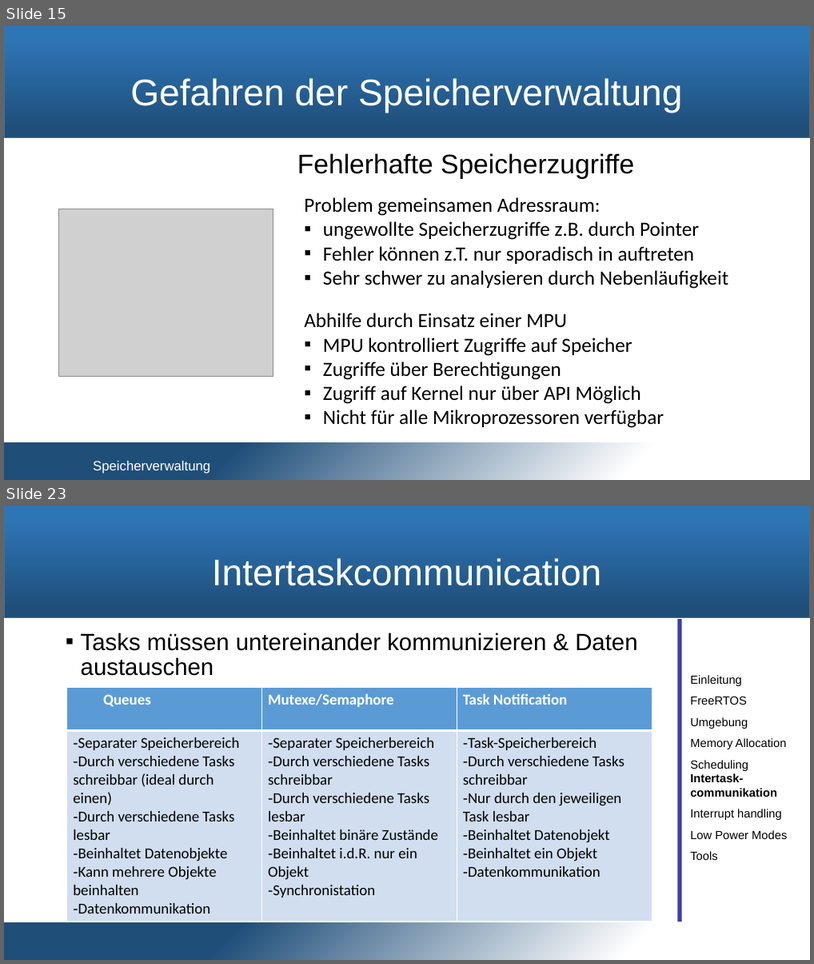
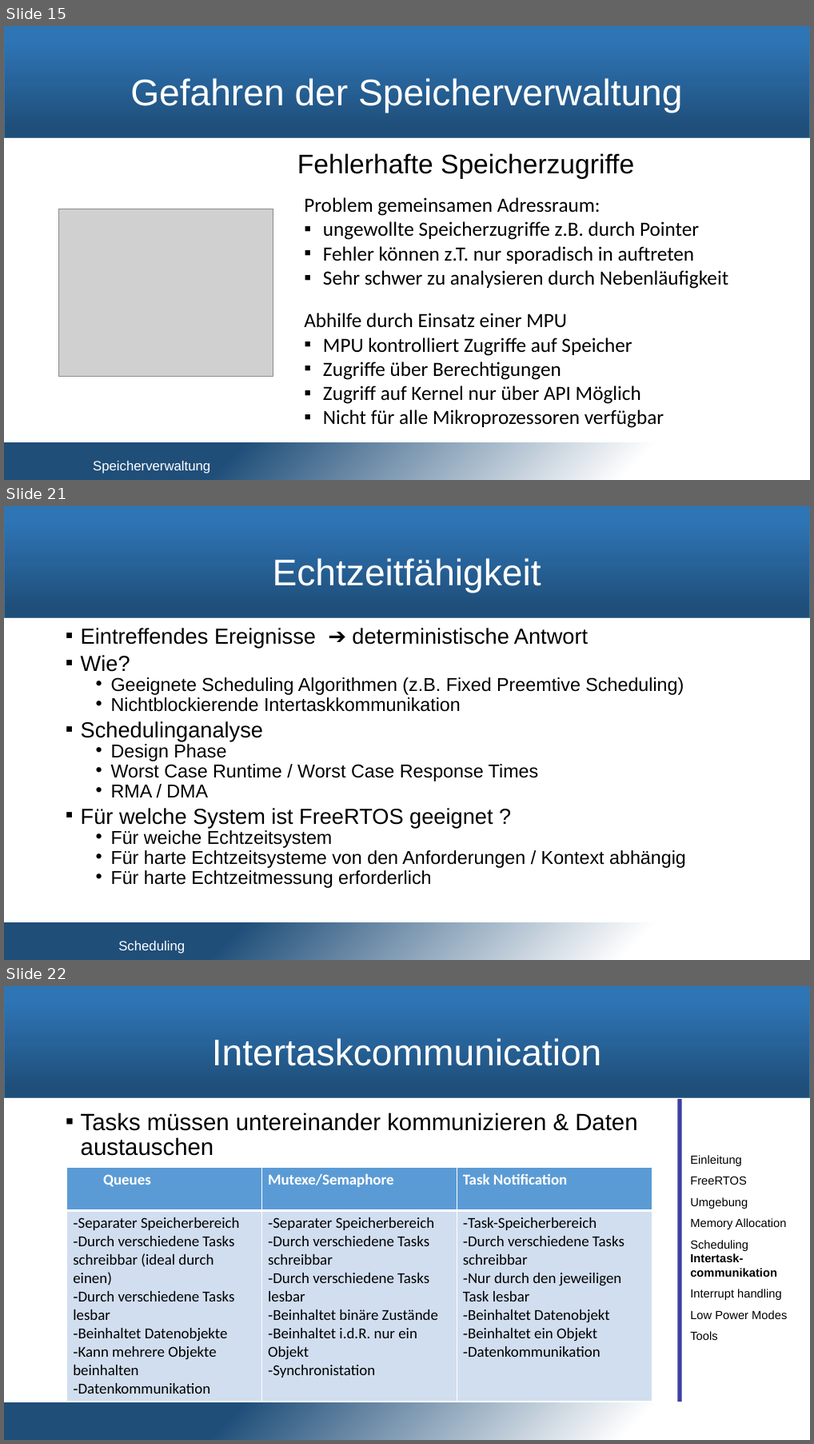
Before and after one commit to snobz/Seminar_BS_2017, a slide deck: Päsi/Seminar Betriebssysteme.pptx. Shown one above the other, each under a label of ours: slides 15 and 23 before the commit, slides 15, 21 and 22 after it; the slides between them are not shown. The pictures are 814x964 and 814x1444 pixels, drawn with LibreOffice and Linux fonts; fonts in the diff are those of the drawing; grey boxes stand for pictures; background and template pictures are left out. Boxes give left, top, right and bottom in pixels: in the first picture for what was removed or moved away, otherwise in the second. Text is boxed around its words. In the diff, an @@ line names an element or a change of style, - is before the commit and + after.

Commit message:
further work on scheduling

```diff
--- a/Päsi/Seminar Betriebssysteme.pptx
+++ b/Päsi/Seminar Betriebssysteme.pptx
@@ slide 21 added at (4, 506, 810, 960), background #FFFFFF; not listed: 2 template elements that a slide beside it also shows @@
@@ title added at (273, 558, 542, 593), 44 pt, text #FFFFFF @@
+Echtzeitfähigkeit
@@ text added at (81, 628, 686, 888), 22.2 pt, text #000000 @@
+▪ Eintreffendes Ereignisse ➔ deterministische Antwort
+▪ Wie?
+  • Geeignete Scheduling Algorithmen (z.B. Fixed Preemtive Scheduling)
+  • Nichtblockierende Intertaskkommunikation
+▪ Schedulinganalyse
+  • Design Phase
+  • Worst Case Runtime / Worst Case Response Times
+  • RMA / DMA
+▪ Für welche System ist FreeRTOS geeignet ?
+  • Für weiche Echtzeitsystem
+  • Für harte Echtzeitsysteme von den Anforderungen / Kontext abhängig
+  • Für harte Echtzeitmessung erforderlich
@@ text added at (118, 940, 185, 953), 16 pt, text #FFFFFF @@
+Scheduling
@@ what was slide 23 is now slide 22 @@
```
Also in this commit, not shown: 8 slides changed, 2 slides removed.
